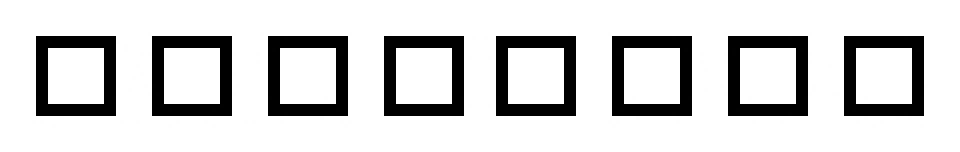
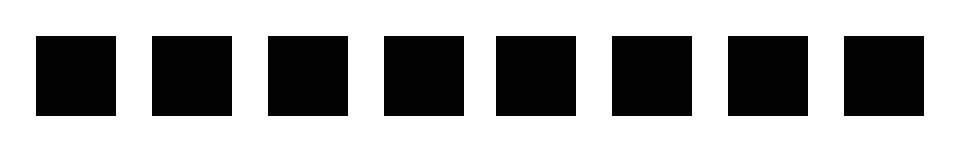
Comparing the layer stacks of the two 960 × 152 images. Changes:
removed layer "Вставленный слой" over [left=856, top=48, right=912, bottom=104]
added layer "Копия Копия Копия Копия Копия Копия Копия 8cells0.jpg" above "Копия Копия Копия Копия Копия Копия 8cells0.jpg" over [left=48, top=48, right=912, bottom=104]
added layer "Копия Копия Копия Копия Копия Копия 8cells0.jpg" above "Копия Копия Копия Копия Копия 8cells0.jpg" over [left=48, top=48, right=912, bottom=104]
added layer "Копия Копия Копия Копия Копия 8cells0.jpg" above "Копия Копия Копия Копия 8cells0.jpg" over [left=48, top=48, right=912, bottom=104]
added layer "Копия Копия Копия Копия 8cells0.jpg" above "Копия Копия Копия 8cells0.jpg" over [left=48, top=48, right=912, bottom=104]
added layer "Копия Копия Копия 8cells0.jpg" above "Копия Копия 8cells0.jpg" over [left=48, top=48, right=912, bottom=104]
added layer "Копия Копия 8cells0.jpg" above "Копия 8cells0.jpg" over [left=48, top=48, right=912, bottom=104]
added layer "Копия 8cells0.jpg" above "8cells0.jpg" over [left=48, top=48, right=912, bottom=104]
painted on "8cells0.jpg" over [left=856, top=48, right=912, bottom=104]
